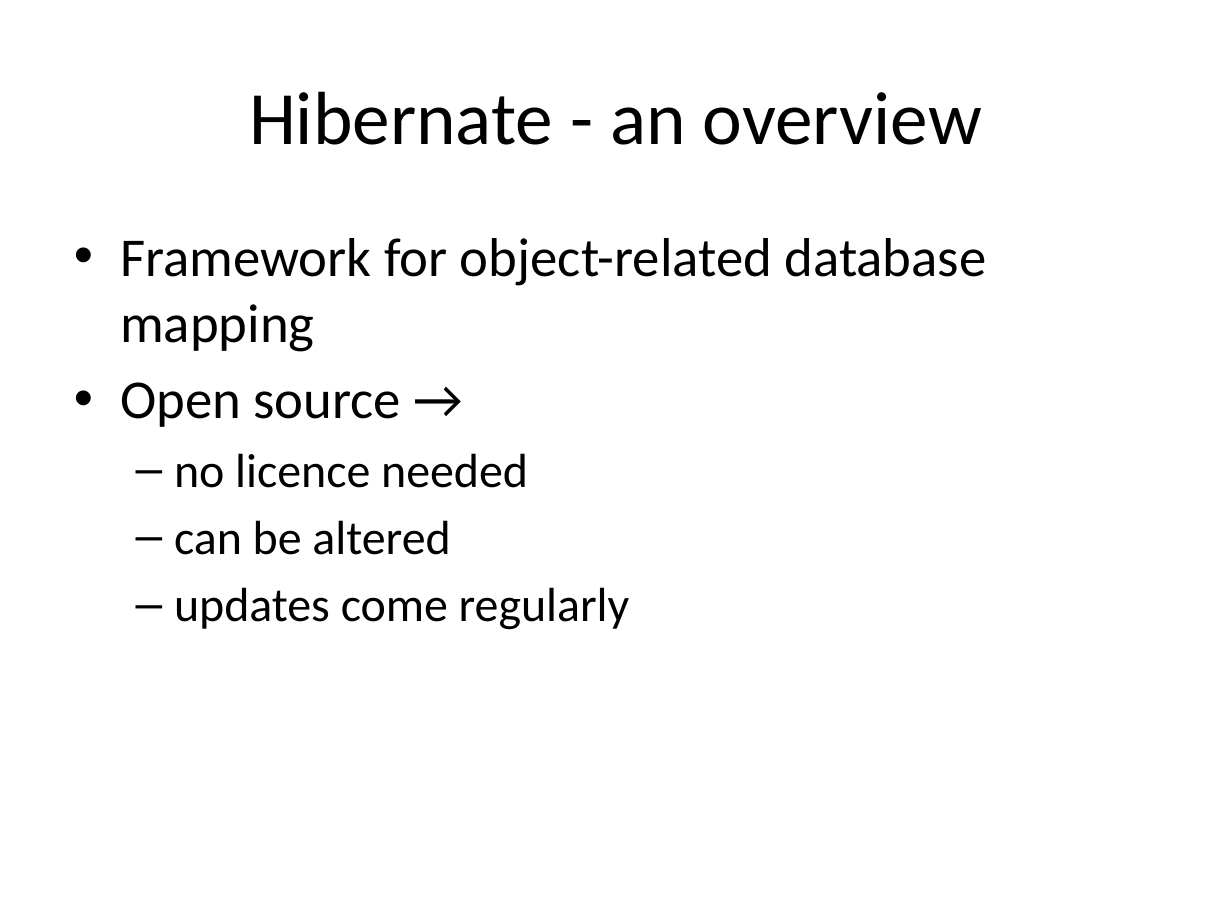
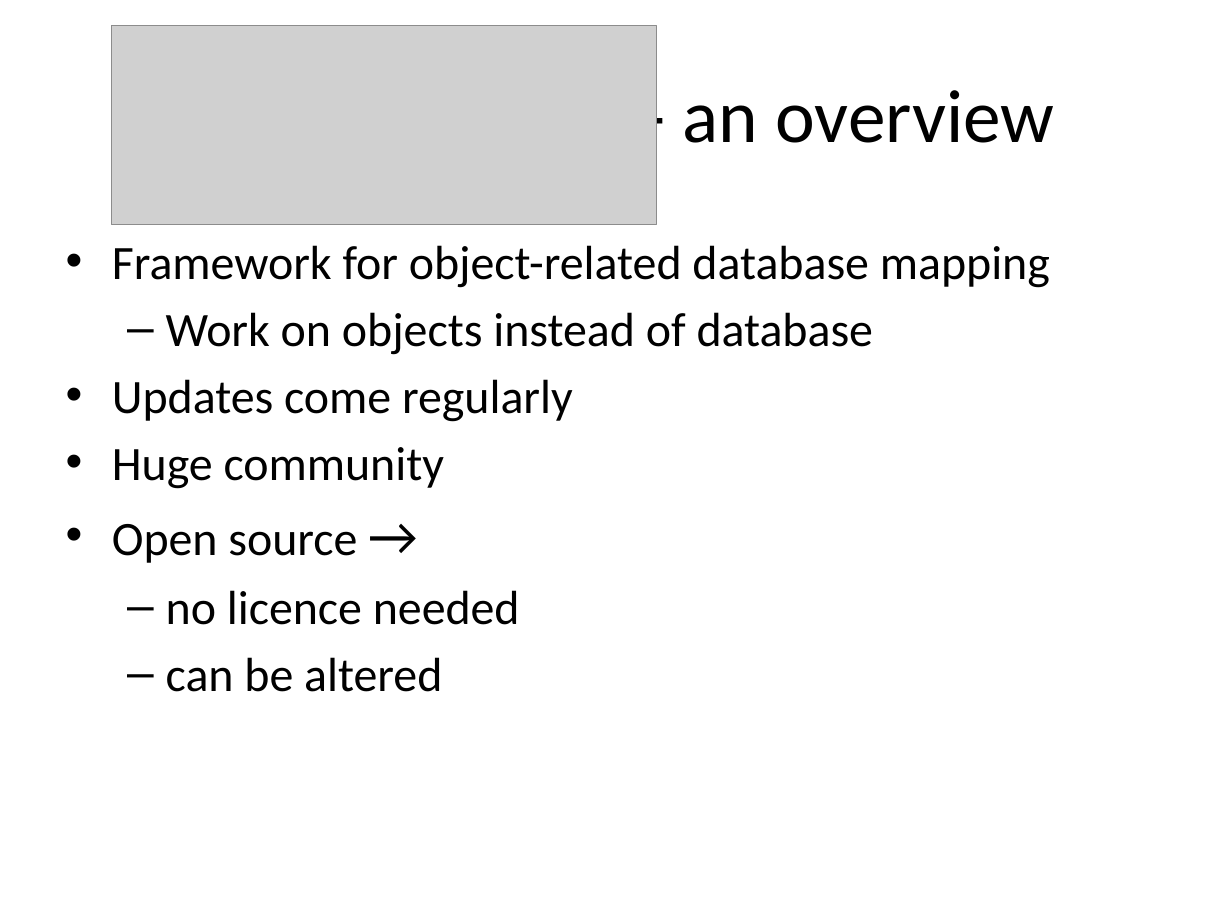
Before and after one commit to markusmo/HotelSoftware, a slide deck: slide 15 of Documentation/Praesentation/PresentationRoomanizer.pptx (slide 13 before the commit). Drawn at 1232x924 pixels with LibreOffice and Linux fonts; fonts in the diff are those of the drawing; grey boxes stand for pictures. Boxes give left, top, right and bottom in pixels: in the first picture for what was removed or moved away, otherwise in the second. Text is boxed around its words. In the diff, an @@ line names an element or a change of style, - is before the commit and + after.

```diff
--- a/Documentation/Praesentation/PresentationRoomanizer.pptx
+++ b/Documentation/Praesentation/PresentationRoomanizer.pptx
@@ picture added at bbox=[112, 26, 657, 225] @@
@@ title at bbox=[683, 90, 1054, 143]: text changed @@
-Hibernate - an overview
+- an overview
@@ text "Framework for object-related database mapping": place and size @@
-text "Framework for object-related database mapping" at bbox=[120, 238, 987, 630]
+text "Framework for object-related database mapping" at bbox=[112, 245, 1050, 692]
@@ text at bbox=[112, 245, 1050, 563]: size 32 to 28 pt in "Framework for object-related database mapping", "Open source" @@
@@ text at bbox=[112, 312, 874, 489]: paragraphs added @@
+  – Work on objects instead of database
+  • Updates come regularly
+  • Huge community
@@ text at bbox=[174, 587, 630, 630]: paragraph removed @@
-  – updates come regularly
```
Also in this commit, not shown: 8 other slides changed, 7 slides added, 3 slides removed, 15 other files.
